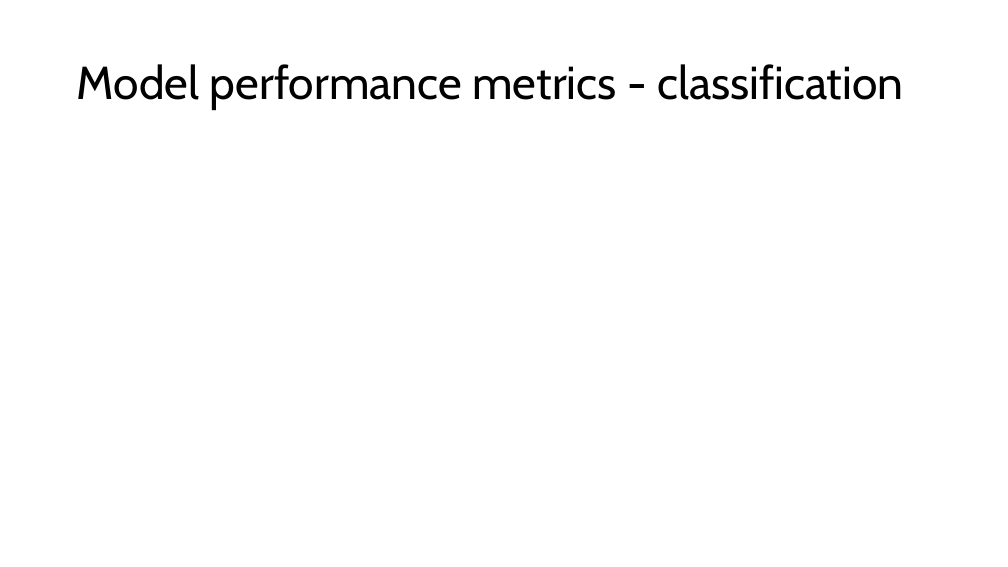
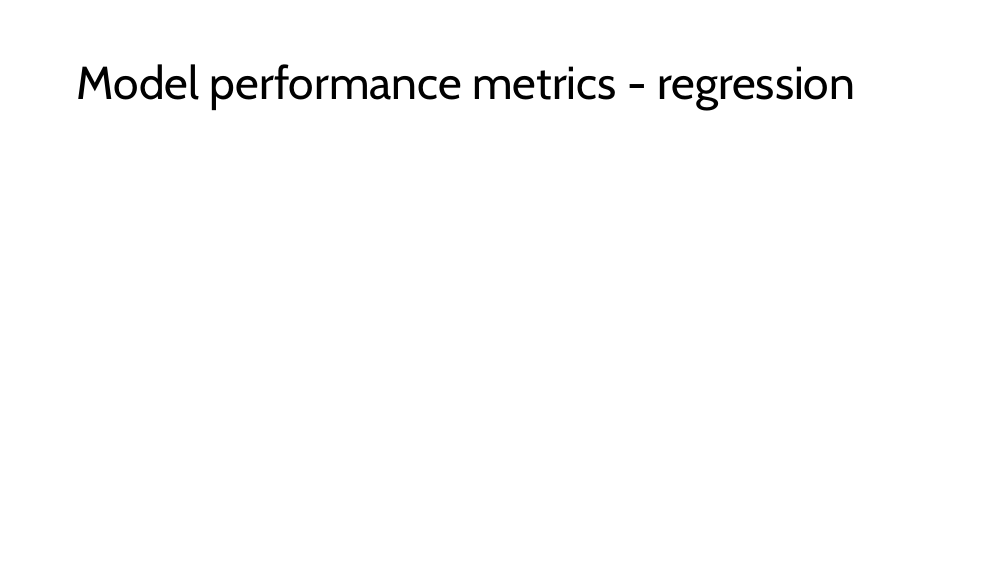
Before and after one commit to grantvagle/ml_methods_workshop, a slide deck: slide 16 of slides/02_model_eval_cv.pptx (slide 7 before the commit). Drawn at 1008x567 pixels with LibreOffice and Linux fonts; fonts in the diff are those of the drawing. Boxes give left, top, right and bottom in pixels: in the first picture for what was removed or moved away, otherwise in the second. Text is boxed around its words. In the diff, an @@ line names an element or a change of style, - is before the commit and + after.

```diff
--- a/slides/02_model_eval_cv.pptx
+++ b/slides/02_model_eval_cv.pptx
@@ title at bbox=[77, 64, 855, 110]: text changed @@
-Model performance metrics - classification
+Model performance metrics - regression
```
Also in this commit, not shown: 3 other slides changed, 24 slides added, 3 slides removed.
